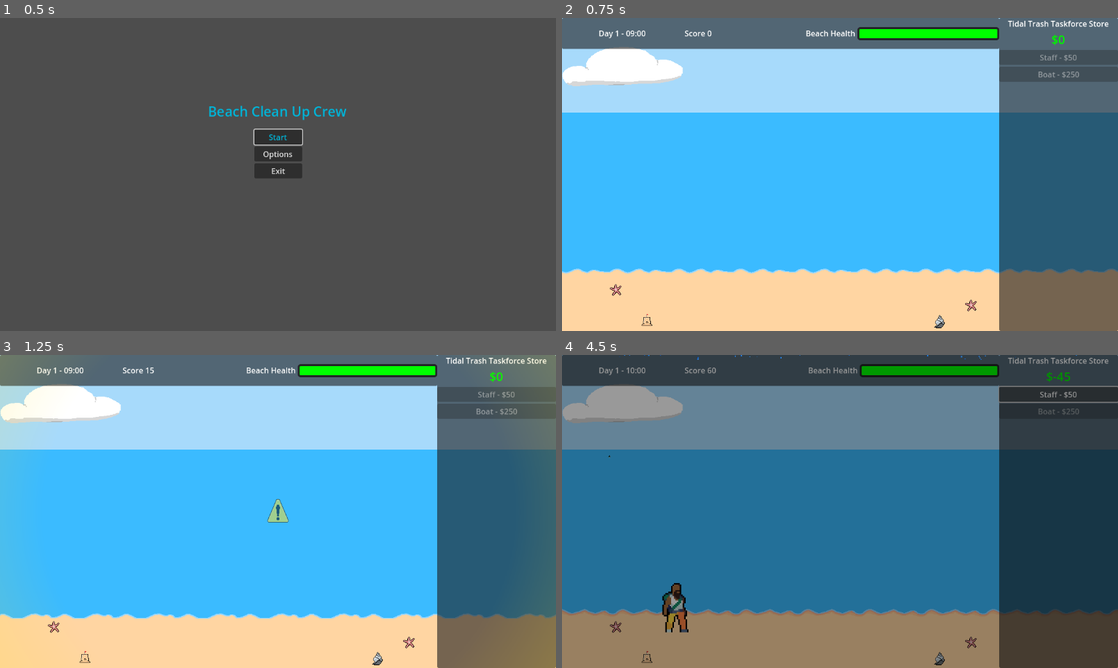
Above: before the commit, frames 1-4 (two rows, left to right).
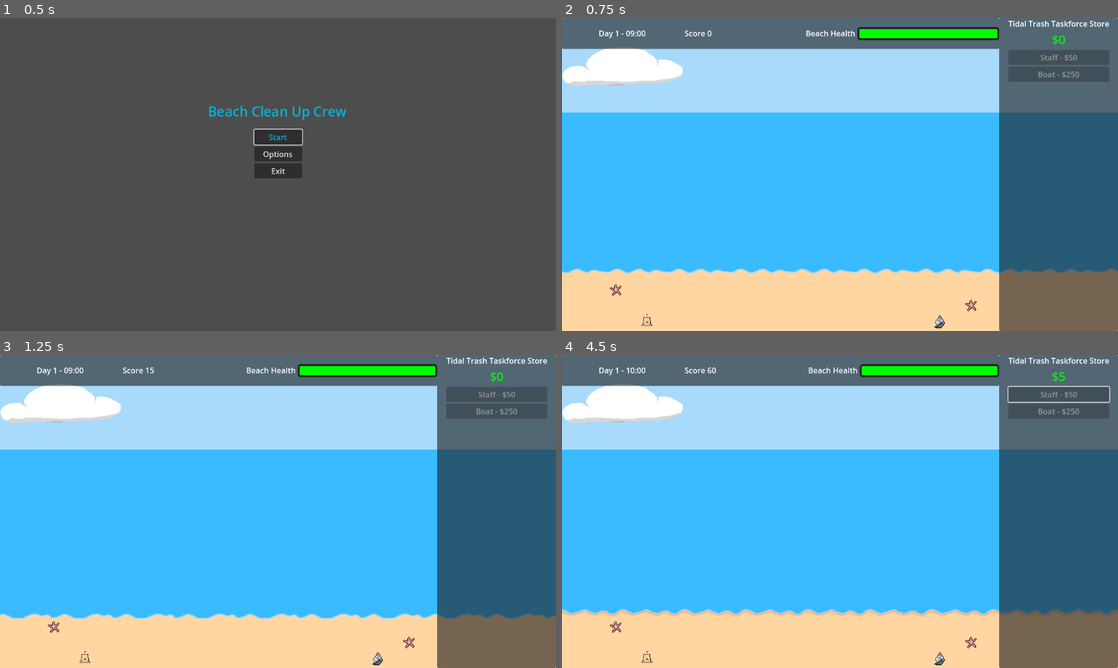
Above: after the commit, the same moments.

Repository: BlazingNeutron/calmbeforestorm
Game: Godot game, scene res://scenes/menu.tscn
Two runs of this game, one before a commit and one after it. Both use one fixed random seed, a clock stepped at 60 frames per second and the inputs below. Sound files missing from this copy of the repository are replaced by a short silence.
Inputs (mouse positions are in pixels of both pictures, inside the frame that each line leads up to):
- Up to frame 1 (0.5 s): no input
- Up to frame 2 (0.75 s): click "Start" at 0.5 s
- Up to frame 3 (1.25 s): no input
- Up to frame 4 (4.5 s): move the mouse to (962, 495) at 1.27 s; click (962, 495) at 1.35 s; move the mouse to (728, 527) at 2.02 s; click (728, 527) at 2.1 s; move the mouse to (979, 455) at 2.77 s; click (979, 455) at 2.85 s; move the mouse to (812, 574) at 3.52 s; click (812, 574) at 3.6 s; click (1056, 395) at 4.25 s, where only the run before the commit has a clickable "Staff - $50"

Frame 1 is identical in both runs. In frame 2, 0.5% of the frame differs, in the area x 78-100%, y 0-21%; in frame 3, 1.0%; in frame 4, 100%, in the area x 0-100%, y 0-100%.

Commit message:
Coin particles on pick up

Diff:
--- a/scenes/hud.tscn
+++ b/scenes/hud.tscn
@@ -17,9 +17,12 @@
 
 [node name="StoreContainer" type="VBoxContainer" parent="StorePanel"]
 layout_mode = 1
-anchors_preset = 15
-anchor_right = 1.0
+anchors_preset = 13
+anchor_left = 0.5
+anchor_right = 0.5
 anchor_bottom = 1.0
+offset_left = -104.5
+offset_right = 104.5
 grow_horizontal = 2
 grow_vertical = 2
 
@@ -31,6 +34,7 @@
 [node name="Money" type="Label" parent="StorePanel/StoreContainer"]
 unique_name_in_owner = true
 layout_mode = 2
+size_flags_horizontal = 6
 theme_override_colors/font_color = Color(0, 0.964706, 0, 1)
 theme_override_font_sizes/font_size = 25
 text = "$0"
--- a/scenes/waste/waste.tscn
+++ b/scenes/waste/waste.tscn
@@ -1,8 +1,12 @@
-[gd_scene load_steps=6 format=3 uid="uid://dr2cu7ky4p2pn"]
+[gd_scene load_steps=11 format=3 uid="uid://dr2cu7ky4p2pn"]
 
 [ext_resource type="Script" path="res://scripts/waste.gd" id="1_6ryxd"]
 [ext_resource type="AudioStream" uid="uid://b11fgwmhcp61q" path="res://assets/audio/pick-up.mp3" id="3_1rnft"]
 [ext_resource type="Texture2D" uid="uid://djybfgt77i2tt" path="res://assets/sprites/poof-Sheet.png" id="3_lviwg"]
+[ext_resource type="Texture2D" uid="uid://bec7j0phsnlht" path="res://assets/sprites/coin1.png" id="4_j3es4"]
+[ext_resource type="Texture2D" uid="uid://c5t6j4jti1lyy" path="res://assets/sprites/coin2.png" id="5_4gqwx"]
+[ext_resource type="Texture2D" uid="uid://8vxk7oe31l2n" path="res://assets/sprites/coin3.png" id="6_gtocc"]
+[ext_resource type="Texture2D" uid="uid://cwr4ttafu2qha" path="res://assets/sprites/coin4.png" id="7_q3gsf"]
 
 [sub_resource type="CanvasItemMaterial" id="CanvasItemMaterial_xm5fb"]
 particles_animation = true
@@ -13,6 +17,17 @@
 [sub_resource type="Gradient" id="Gradient_d1gyg"]
 offsets = PackedFloat32Array(0, 0.00540541, 1)
 colors = PackedColorArray(1, 1, 1, 1, 0.945946, 0.945946, 0.945946, 1, 0.909804, 0.909804, 0.909804, 0)
+
+[sub_resource type="AnimatedTexture" id="AnimatedTexture_gvhg0"]
+frames = 4
+frame_0/texture = ExtResource("4_j3es4")
+frame_0/duration = 0.2
+frame_1/texture = ExtResource("5_4gqwx")
+frame_1/duration = 0.2
+frame_2/texture = ExtResource("6_gtocc")
+frame_2/duration = 0.2
+frame_3/texture = ExtResource("7_q3gsf")
+frame_3/duration = 0.2
 
 [node name="waste" type="Node2D"]
 visible = false
@@ -46,5 +61,28 @@
 anim_speed_min = 1.0
 anim_speed_max = 1.0
 
+[node name="CoinParticles" type="CPUParticles2D" parent="."]
+emitting = false
+amount = 5
+lifetime = 7.0
+one_shot = true
+explosiveness = 1.0
+randomness = 0.2
+lifetime_randomness = 0.2
+texture = SubResource("AnimatedTexture_gvhg0")
+emission_shape = 2
+emission_sphere_radius = 10.0
+direction = Vector2(0, 0)
+spread = 0.0
+gravity = Vector2(150, -200)
+initial_velocity_max = 15.0
+radial_accel_min = 4.0
+radial_accel_max = 61.0
+angle_min = 4.0
+angle_max = 70.0
+scale_amount_min = 0.4
+scale_amount_max = 0.6
+
 [connection signal="input_event" from="Area2D" to="." method="_on_area_2d_input_event"]
 [connection signal="finished" from="PickUpSound" to="." method="_on_pick_up_sound_finished"]
+[connection signal="finished" from="CoinParticles" to="." method="_on_coin_particles_finished"]
--- a/scripts/game_manager.gd
+++ b/scripts/game_manager.gd
@@ -23,8 +23,8 @@
 	"staff" : { "cost": 50, "scene": preload("res://scenes/picker_uppers/staff.tscn") },
 	"boat" : { "cost": 250, "scene": preload("res://scenes/picker_uppers/boat.tscn") }
 }
-@export var init_max_time_to_next_storm : int = 1
-@export var init_min_time_to_next_storm : int = 1
+@export var init_max_time_to_next_storm : int = 50
+@export var init_min_time_to_next_storm : int = 25
 @export var initial_storm_duration_time : int = 20
 @export var initial_spawn_rate : float = 2
 @export var initial_storm_spawn_rate : float = 0.4
@@ -91,6 +91,7 @@
 	next_storm_timer.stop()
 	time_of_day_timer.stop()
 	storm_duration.stop()
+	# save highscore
 	game_over.emit()
 
 func level_up():
--- a/scripts/hud.gd
+++ b/scripts/hud.gd
@@ -22,7 +22,7 @@
 func update_money() -> void:
 	var money = GameManager.money
 	money_label.text = "$" + str(money)
-	staff_button.disabled = false #(money < GameManager.store_items.staff.cost)
+	staff_button.disabled = (money < GameManager.store_items.staff.cost)
 	boat_button.disabled = (money < GameManager.store_items.boat.cost)
 
 func update_time_display() -> void:
--- a/scripts/picker_upper.gd
+++ b/scripts/picker_upper.gd
@@ -30,6 +30,7 @@
 			position = position.move_toward(trash.position, delta * speed)
 		if distance < 10:
 			#print("I picked one up")
+			trash.start_pickup()
 			sprite.play("pickup")
 			#print("pickup animation is playing")
 			pickup_timer.start()
--- a/scripts/waste.gd
+++ b/scripts/waste.gd
@@ -6,6 +6,7 @@
 @onready var pick_up_sound: AudioStreamPlayer = $PickUpSound
 @onready var sprite: AnimatedSprite2D = $Sprite2D
 @onready var poof: CPUParticles2D = $PoofAnimationParticles
+@onready var coin_particles: CPUParticles2D = $CoinParticles
 
 @export var SPEED : int = 20
 var has_landed : bool = false
@@ -50,10 +51,16 @@
 	sprite.hide()
 	poof.emitting = true
 	poof.restart()
+	coin_particles.restart()
+	coin_particles.emitting = true
 	if play_sound:
 		pick_up_sound.play()
 	else:
 		clear_trash()
+
+func start_pickup() -> void:
+	sprite.hide()
+	$Area2D.input_pickable = false
 
 func _on_pick_up_sound_finished() -> void:
 	clear_trash()
@@ -64,3 +71,6 @@
 
 func move_to_beach_frame() -> void:
 	sprite.play("landed")
+
+func _on_coin_particles_finished() -> void:
+	coin_particles.hide()
Binary file added: assets/sprites/coin.aseprite
Binary file added: assets/sprites/coin.png
Not shown, added: assets/sprites/coin.png.import
Binary file added: assets/sprites/coin1.png
Not shown, added: assets/sprites/coin1.png.import
Binary file added: assets/sprites/coin2.png
Not shown, added: assets/sprites/coin2.png.import
Binary file added: assets/sprites/coin3.png
Not shown, added: assets/sprites/coin3.png.import
Binary file added: assets/sprites/coin4.png
Not shown, added: assets/sprites/coin4.png.import
